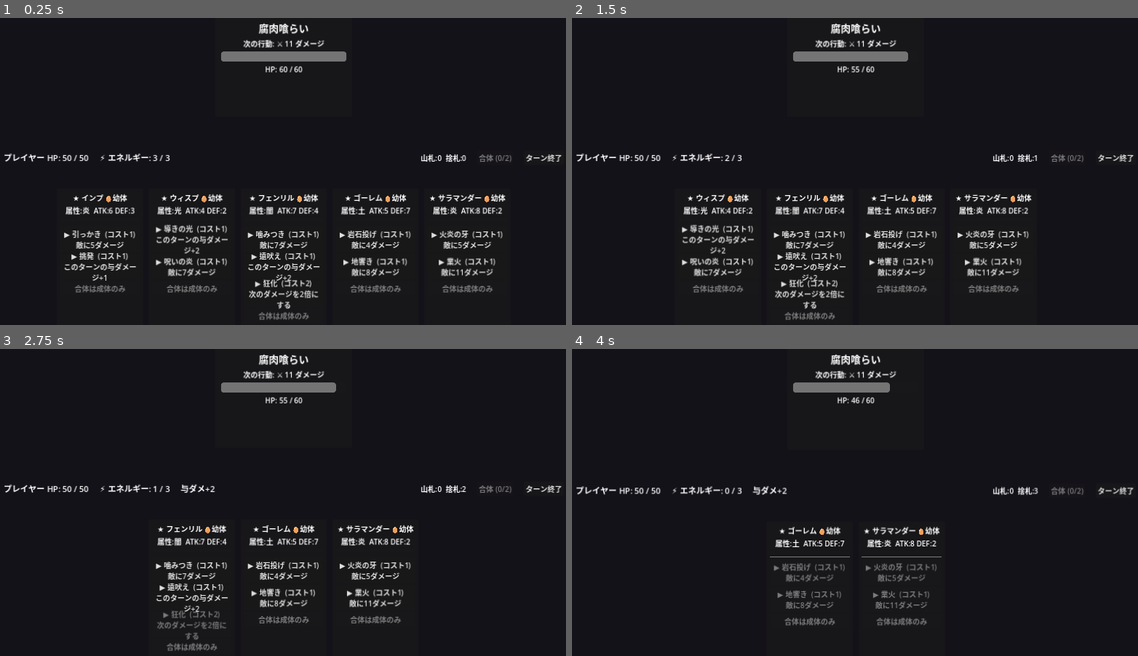
Above: before the commit, frames 1-4 (two rows, left to right).
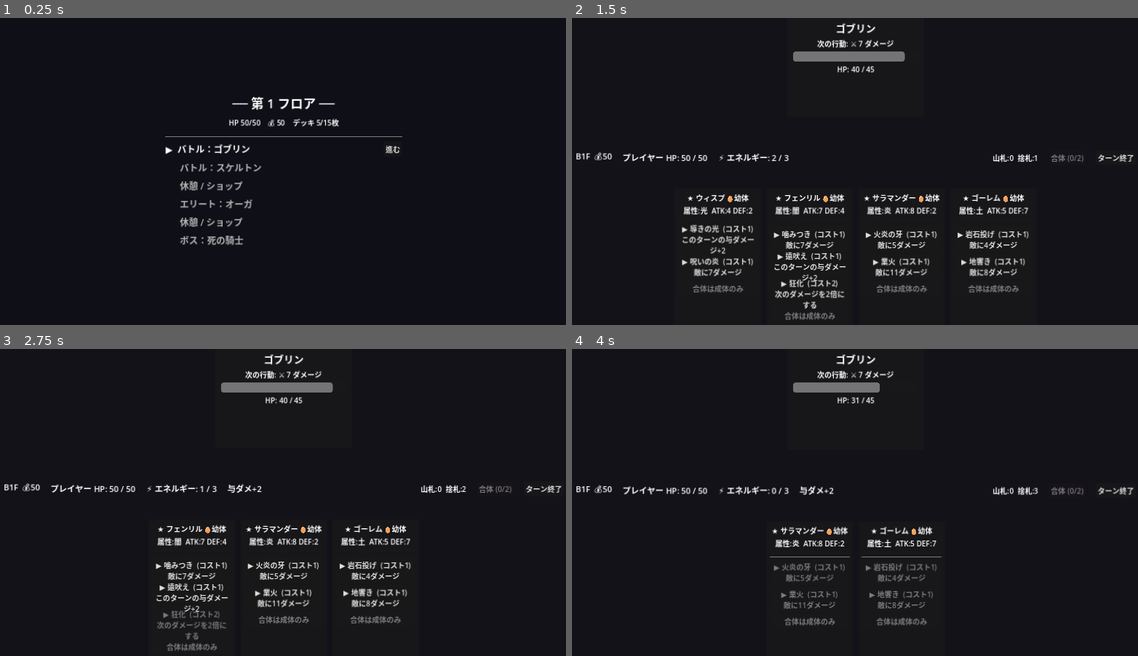
Above: after the commit, the same moments.

Repository: bakery48/mortal-pact
Game: Godot game, scene res://scenes/map/map.tscn
Two runs of this game, one before a commit and one after it. Both use one fixed random seed, a clock stepped at 60 frames per second and the inputs below. Before the commit the project starts from res://scenes/battle/battle.tscn.
Inputs (mouse positions are in pixels of both pictures, inside the frame that each line leads up to):
- Up to frame 1 (0.25 s): no input
- Up to frame 2 (1.5 s): click (962, 150) at 0.5 s, where only the run after the commit has a clickable "進む"; click "▶ 引っかき (コスト1) 敵に5ダメージ" at 1.25 s
- Up to frame 3 (2.75 s): click "▶ 導きの光 (コスト1) このターンの与ダメージ+2" at 2 s
- Up to frame 4 (4 s): click "▶ 噛みつき (コスト1) 敵に7ダメージ" at 2.75 s; tap Enter at 3.5 s

The runs differ from the first frame. In frame 1, 8.9% of the frame differs, in the area x 0-100%, y 1-99%; in frame 2, 2.3%; in frame 3, 2.4%; in frame 4, 2.3%.

Commit message:
フェーズ4：ラン構造（マップ・報酬・ショップ・結果）を実装
- ラン状態シングルトン run_state.gd を autoload "Run" として追加
  （デッキ・HP・所持金・フロア進行をシーン間で保持）
- マップ画面：バトル→休憩/ショップ→エリート→ボスの進行
- 報酬画面：勝利後に3択で新魔物を獲得、所持金増加
- ショップ/休憩：HP回復・魔物購入
- 結果画面：フロアクリア（次フロアへ）／ゲームオーバー（再走）
- フロアごとに敵が強化される周回構造
- デッキはカード実体を共有し、成長・老化・子孫がラン全体で持続
- DeckManager を既存デッキからの初期化に対応、メインシーンを map.tscn に変更
- 報酬プール（新魔物6種）を追加、README更新

https://claude.ai/code/session_01SGpNd8xjjtE9S1hYpNHnwi

Diff:
--- a/project.godot
+++ b/project.godot
@@ -6,9 +6,13 @@
 [application]
 
 config/name="Mortal Pact"
-config/description="デッキ構築型ローグライト（フェーズ1：コア戦闘）"
-run/main_scene="res://scenes/battle/battle.tscn"
+config/description="デッキ構築型ローグライト（フェーズ1〜4）"
+run/main_scene="res://scenes/map/map.tscn"
 config/features=PackedStringArray("4.3", "GL Compatibility")
+
+[autoload]
+
+Run="*res://scripts/run_state.gd"
 
 [display]
 
--- a/scenes/battle/battle_manager.gd
+++ b/scenes/battle/battle_manager.gd
@@ -39,8 +39,17 @@
 var _fusion_selection: Array[CardUI] = []
 
 func _ready() -> void:
+	# ランから直接バトルを起動した場合のフォールバック（単体テスト用）。
+	if Run.deck.is_empty():
+		Run.start_new_run()
+	if Run.current_encounter.is_empty():
+		Run.current_encounter = Run.map_nodes[0]
+
+	player_max_hp = Run.player_max_hp
+	player_hp = Run.player_hp
+
 	_build_ui()
-	deck.build_starter_deck()
+	deck.setup_from(Run.deck)
 	_spawn_enemy()
 	_start_player_turn()
 
@@ -83,6 +92,11 @@
 	status.add_theme_constant_override("separation", 24)
 	main.add_child(status)
 
+	var floor_label := Label.new()
+	floor_label.add_theme_font_size_override("font_size", 18)
+	floor_label.text = "B%dF  💰%d" % [Run.current_floor, Run.gold]
+	status.add_child(floor_label)
+
 	_hp_label = Label.new()
 	_hp_label.add_theme_font_size_override("font_size", 18)
 	status.add_child(_hp_label)
@@ -129,10 +143,12 @@
 # --- 戦闘フロー -------------------------------------------------------------
 
 func _spawn_enemy() -> void:
+	var enc := Run.current_encounter
+	var hp := int(enc["max_hp"])
 	enemy = EnemyScene.instantiate() as EnemyUI
-	enemy.enemy_name = "腐肉喰らい"
-	enemy.max_hp = 60
-	enemy.hp = 60
+	enemy.enemy_name = ("【ボス】" if enc.get("is_boss", false) else "") + String(enc["name"])
+	enemy.max_hp = hp
+	enemy.hp = hp
 	_enemy_slot.add_child(enemy)
 
 func _start_player_turn() -> void:
@@ -150,7 +166,8 @@
 		_add_card_to_hand(monster)
 
 	# 次の敵ターンの行動を予告。
-	enemy.set_intent(randi_range(8, 14))
+	var enc := Run.current_encounter
+	enemy.set_intent(randi_range(int(enc["intent_min"]), int(enc["intent_max"])))
 	_refresh()
 
 func _add_card_to_hand(monster: MonsterData) -> void:
@@ -313,12 +330,17 @@
 	_message_label.text = "勝利！"
 	_message_label.add_theme_color_override("font_color", Color(0.6, 1.0, 0.6))
 	_end_battle_input()
+	# 生き残ったデッキとHPをランへ書き戻し、報酬画面へ。
+	await get_tree().create_timer(1.0).timeout
+	Run.on_battle_won(deck.surviving_cards(), player_hp)
 
 func _lose() -> void:
 	battle_over = true
 	_message_label.text = "敗北..."
 	_message_label.add_theme_color_override("font_color", Color(1.0, 0.5, 0.5))
 	_end_battle_input()
+	await get_tree().create_timer(1.0).timeout
+	Run.on_battle_lost()
 
 func _end_battle_input() -> void:
 	_end_turn_button.disabled = true
--- /dev/null
+++ b/scenes/map/map.gd
@@ -0,0 +1,77 @@
+extends Control
+
+## ランのマップ画面。ノード列（バトル→休憩/ショップ→ボス）を表示し、
+## 現在地のノードに進入できる。状態は autoload の Run が保持する。
+
+func _ready() -> void:
+	_build_ui()
+
+func _build_ui() -> void:
+	set_anchors_and_offsets_preset(Control.PRESET_FULL_RECT)
+
+	var bg := ColorRect.new()
+	bg.color = Color(0.06, 0.06, 0.09)
+	bg.set_anchors_and_offsets_preset(Control.PRESET_FULL_RECT)
+	add_child(bg)
+
+	var center := CenterContainer.new()
+	center.set_anchors_and_offsets_preset(Control.PRESET_FULL_RECT)
+	add_child(center)
+
+	var vbox := VBoxContainer.new()
+	vbox.add_theme_constant_override("separation", 10)
+	vbox.custom_minimum_size = Vector2(520, 0)
+	center.add_child(vbox)
+
+	var title := Label.new()
+	title.text = "── 第 %d フロア ──" % Run.current_floor
+	title.horizontal_alignment = HORIZONTAL_ALIGNMENT_CENTER
+	title.add_theme_font_size_override("font_size", 28)
+	vbox.add_child(title)
+
+	var status := Label.new()
+	status.text = "HP %d/%d    💰 %d    デッキ %d/%d枚" % [
+		Run.player_hp, Run.player_max_hp, Run.gold, Run.deck.size(), Run.DECK_LIMIT,
+	]
+	status.horizontal_alignment = HORIZONTAL_ALIGNMENT_CENTER
+	vbox.add_child(status)
+
+	vbox.add_child(HSeparator.new())
+
+	for i in range(Run.map_nodes.size()):
+		vbox.add_child(_make_node_row(i, Run.map_nodes[i]))
+
+func _make_node_row(index: int, node: Dictionary) -> Control:
+	var row := HBoxContainer.new()
+	row.add_theme_constant_override("separation", 12)
+
+	var status_icon := "✅" if index < Run.current_index else ("▶" if index == Run.current_index else "　")
+	var label := Label.new()
+	label.text = "%s  %s" % [status_icon, _node_title(node)]
+	label.add_theme_font_size_override("font_size", 20)
+	label.size_flags_horizontal = Control.SIZE_EXPAND_FILL
+	if index < Run.current_index:
+		label.modulate = Color(0.5, 0.5, 0.5)
+	elif index > Run.current_index:
+		label.modulate = Color(0.7, 0.7, 0.7)
+	row.add_child(label)
+
+	if index == Run.current_index:
+		var btn := Button.new()
+		btn.text = "進む"
+		btn.pressed.connect(Run.begin_node)
+		row.add_child(btn)
+
+	return row
+
+func _node_title(node: Dictionary) -> String:
+	match int(node["type"]):
+		Run.NodeType.BATTLE_ZAKO:
+			return "バトル：%s" % node["name"]
+		Run.NodeType.BATTLE_ELITE:
+			return "エリート：%s" % node["name"]
+		Run.NodeType.BATTLE_BOSS:
+			return "ボス：%s" % node["name"]
+		Run.NodeType.REST_SHOP:
+			return "休憩 / ショップ"
+	return "？"
--- /dev/null
+++ b/scenes/map/map.tscn
@@ -0,0 +1,12 @@
+[gd_scene load_steps=2 format=3 uid="uid://b0mortalpactmap"]
+
+[ext_resource type="Script" path="res://scenes/map/map.gd" id="1_map"]
+
+[node name="Map" type="Control"]
+layout_mode = 3
+anchors_preset = 15
+anchor_right = 1.0
+anchor_bottom = 1.0
+grow_horizontal = 2
+grow_vertical = 2
+script = ExtResource("1_map")
--- /dev/null
+++ b/scenes/ui/result.gd
@@ -0,0 +1,51 @@
+extends Control
+
+## 結果画面。Run.last_result に応じてクリア／ゲームオーバーを表示する。
+
+func _ready() -> void:
+	_build_ui()
+
+func _build_ui() -> void:
+	set_anchors_and_offsets_preset(Control.PRESET_FULL_RECT)
+
+	var is_clear := Run.last_result == "clear"
+
+	var bg := ColorRect.new()
+	bg.color = Color(0.05, 0.09, 0.07) if is_clear else Color(0.10, 0.04, 0.05)
+	bg.set_anchors_and_offsets_preset(Control.PRESET_FULL_RECT)
+	add_child(bg)
+
+	var center := CenterContainer.new()
+	center.set_anchors_and_offsets_preset(Control.PRESET_FULL_RECT)
+	add_child(center)
+
+	var vbox := VBoxContainer.new()
+	vbox.add_theme_constant_override("separation", 20)
+	center.add_child(vbox)
+
+	var title := Label.new()
+	title.horizontal_alignment = HORIZONTAL_ALIGNMENT_CENTER
+	title.add_theme_font_size_override("font_size", 42)
+	var button := Button.new()
+
+	if is_clear:
+		title.text = "第 %d フロア クリア！" % Run.current_floor
+		title.add_theme_color_override("font_color", Color(0.6, 1.0, 0.7))
+		button.text = "次のフロアへ"
+		button.pressed.connect(Run.next_floor)
+	else:
+		title.text = "ゲームオーバー"
+		title.add_theme_color_override("font_color", Color(1.0, 0.5, 0.5))
+		button.text = "新たなランを始める"
+		button.pressed.connect(Run.restart_run)
+
+	vbox.add_child(title)
+
+	var info := Label.new()
+	info.horizontal_alignment = HORIZONTAL_ALIGNMENT_CENTER
+	info.text = "到達フロア: %d    所持金: %d    デッキ: %d枚" % [Run.current_floor, Run.gold, Run.deck.size()]
+	vbox.add_child(info)
+
+	var btn_box := CenterContainer.new()
+	btn_box.add_child(button)
+	vbox.add_child(btn_box)
--- /dev/null
+++ b/scenes/ui/result.tscn
@@ -0,0 +1,12 @@
+[gd_scene load_steps=2 format=3 uid="uid://b0mortalpactresult"]
+
+[ext_resource type="Script" path="res://scenes/ui/result.gd" id="1_result"]
+
+[node name="Result" type="Control"]
+layout_mode = 3
+anchors_preset = 15
+anchor_right = 1.0
+anchor_bottom = 1.0
+grow_horizontal = 2
+grow_vertical = 2
+script = ExtResource("1_result")
--- /dev/null
+++ b/scenes/ui/reward.gd
@@ -0,0 +1,84 @@
+extends Control
+
+## バトル勝利後の報酬画面。3体の魔物候補から1体を選んでデッキに加える。
+
+var _choices: Array[MonsterData] = []
+
+func _ready() -> void:
+	_choices = MonsterFactory.random_rewards(3)
+	_build_ui()
+
+func _build_ui() -> void:
+	set_anchors_and_offsets_preset(Control.PRESET_FULL_RECT)
+
+	var bg := ColorRect.new()
+	bg.color = Color(0.07, 0.08, 0.07)
+	bg.set_anchors_and_offsets_preset(Control.PRESET_FULL_RECT)
+	add_child(bg)
+
+	var center := CenterContainer.new()
+	center.set_anchors_and_offsets_preset(Control.PRESET_FULL_RECT)
+	add_child(center)
+
+	var vbox := VBoxContainer.new()
+	vbox.add_theme_constant_override("separation", 12)
+	center.add_child(vbox)
+
+	var title := Label.new()
+	title.text = "報酬：仲間にする魔物を選べ"
+	title.horizontal_alignment = HORIZONTAL_ALIGNMENT_CENTER
+	title.add_theme_font_size_override("font_size", 26)
+	vbox.add_child(title)
+
+	if not Run.can_add_card():
+		var warn := Label.new()
+		warn.text = "デッキが上限（%d枚）です。獲得するには合体で減らす必要があります。" % Run.DECK_LIMIT
+		warn.horizontal_alignment = HORIZONTAL_ALIGNMENT_CENTER
+		warn.modulate = Color(1.0, 0.7, 0.5)
+		vbox.add_child(warn)
+
+	var cards := HBoxContainer.new()
+	cards.alignment = BoxContainer.ALIGNMENT_CENTER
+	cards.add_theme_constant_override("separation", 16)
+	vbox.add_child(cards)
+
+	for monster in _choices:
+		cards.add_child(_make_choice(monster))
+
+	var skip := Button.new()
+	skip.text = "獲得せずに進む"
+	skip.pressed.connect(Run.go_after_node)
+	vbox.add_child(skip)
+
+func _make_choice(monster: MonsterData) -> Control:
+	var panel := PanelContainer.new()
+	panel.custom_minimum_size = Vector2(220, 200)
+
+	var margin := MarginContainer.new()
+	margin.add_theme_constant_override("margin_left", 10)
+	margin.add_theme_constant_override("margin_right", 10)
+	margin.add_theme_constant_override("margin_top", 10)
+	margin.add_theme_constant_override("margin_bottom", 10)
+	panel.add_child(margin)
+
+	var vbox := VBoxContainer.new()
+	vbox.add_theme_constant_override("separation", 8)
+	margin.add_child(vbox)
+
+	var info := Label.new()
+	info.text = monster.summary()
+	info.autowrap_mode = TextServer.AUTOWRAP_WORD_SMART
+	info.size_flags_vertical = Control.SIZE_EXPAND_FILL
+	vbox.add_child(info)
+
+	var pick := Button.new()
+	pick.text = "獲得する"
+	pick.disabled = not Run.can_add_card()
+	pick.pressed.connect(func() -> void: _on_pick(monster))
+	vbox.add_child(pick)
+
+	return panel
+
+func _on_pick(monster: MonsterData) -> void:
+	Run.add_card(monster)
+	Run.go_after_node()
--- /dev/null
+++ b/scenes/ui/reward.tscn
@@ -0,0 +1,12 @@
+[gd_scene load_steps=2 format=3 uid="uid://b0mortalpactreward"]
+
+[ext_resource type="Script" path="res://scenes/ui/reward.gd" id="1_reward"]
+
+[node name="Reward" type="Control"]
+layout_mode = 3
+anchors_preset = 15
+anchor_right = 1.0
+anchor_bottom = 1.0
+grow_horizontal = 2
+grow_vertical = 2
+script = ExtResource("1_reward")
--- /dev/null
+++ b/scenes/ui/shop.gd
@@ -0,0 +1,130 @@
+extends Control
+
+## 休憩 / ショップ ノード。
+## ・休憩：HPを回復（1回）
+## ・ショップ：所持金で魔物カードを購入
+## 行動後「進む」で次のノードへ。
+
+var _offers: Array[MonsterData] = []
+var _rested := false
+
+var _status_label: Label
+var _rest_button: Button
+var _offer_rows: Array = [] # [{ "panel": PanelContainer, "button": Button, "monster": MonsterData }]
+
+func _ready() -> void:
+	_offers = MonsterFactory.random_rewards(2)
+	_build_ui()
+
+func _build_ui() -> void:
+	set_anchors_and_offsets_preset(Control.PRESET_FULL_RECT)
+
+	var bg := ColorRect.new()
+	bg.color = Color(0.09, 0.07, 0.06)
+	bg.set_anchors_and_offsets_preset(Control.PRESET_FULL_RECT)
+	add_child(bg)
+
+	var center := CenterContainer.new()
+	center.set_anchors_and_offsets_preset(Control.PRESET_FULL_RECT)
+	add_child(center)
+
+	var vbox := VBoxContainer.new()
+	vbox.add_theme_constant_override("separation", 12)
+	center.add_child(vbox)
+
+	var title := Label.new()
+	title.text = "休憩 / ショップ"
+	title.horizontal_alignment = HORIZONTAL_ALIGNMENT_CENTER
+	title.add_theme_font_size_override("font_size", 26)
+	vbox.add_child(title)
+
+	_status_label = Label.new()
+	_status_label.horizontal_alignment = HORIZONTAL_ALIGNMENT_CENTER
+	vbox.add_child(_status_label)
+
+	# 休憩
+	_rest_button = Button.new()
+	_rest_button.pressed.connect(_on_rest)
+	vbox.add_child(_rest_button)
+
+	vbox.add_child(HSeparator.new())
+
+	var shop_title := Label.new()
+	shop_title.text = "ショップ（1枚 %dG）" % Run.SHOP_CARD_COST
+	shop_title.horizontal_alignment = HORIZONTAL_ALIGNMENT_CENTER
+	vbox.add_child(shop_title)
+
+	var cards := HBoxContainer.new()
+	cards.alignment = BoxContainer.ALIGNMENT_CENTER
+	cards.add_theme_constant_override("separation", 16)
+	vbox.add_child(cards)
+
+	for monster in _offers:
+		cards.add_child(_make_offer(monster))
+
+	var proceed := Button.new()
+	proceed.text = "進む"
+	proceed.pressed.connect(Run.go_after_node)
+	vbox.add_child(proceed)
+
+	_refresh()
+
+func _make_offer(monster: MonsterData) -> Control:
+	var panel := PanelContainer.new()
+	panel.custom_minimum_size = Vector2(220, 200)
+
+	var margin := MarginContainer.new()
+	margin.add_theme_constant_override("margin_left", 10)
+	margin.add_theme_constant_override("margin_right", 10)
+	margin.add_theme_constant_override("margin_top", 10)
+	margin.add_theme_constant_override("margin_bottom", 10)
+	panel.add_child(margin)
+
+	var vbox := VBoxContainer.new()
+	vbox.add_theme_constant_override("separation", 8)
+	margin.add_child(vbox)
+
+	var info := Label.new()
+	info.text = monster.summary()
+	info.autowrap_mode = TextServer.AUTOWRAP_WORD_SMART
+	info.size_flags_vertical = Control.SIZE_EXPAND_FILL
+	vbox.add_child(info)
+
+	var buy := Button.new()
+	buy.text = "購入 (%dG)" % Run.SHOP_CARD_COST
+	buy.pressed.connect(func() -> void: _on_buy(monster, panel))
+	vbox.add_child(buy)
+
+	_offer_rows.append({"panel": panel, "button": buy, "monster": monster})
+	return panel
+
+func _on_rest() -> void:
+	if _rested:
+		return
+	var healed := Run.rest_heal()
+	_rested = true
+	_refresh()
+	_status_label.text = "休憩した（HP +%d）" % healed
+
+func _on_buy(monster: MonsterData, panel: PanelContainer) -> void:
+	if Run.gold < Run.SHOP_CARD_COST or not Run.can_add_card():
+		return
+	Run.gold -= Run.SHOP_CARD_COST
+	Run.add_card(monster)
+	panel.queue_free()
+	_offer_rows = _offer_rows.filter(func(r): return r["panel"] != panel)
+	_refresh()
+
+func _refresh() -> void:
+	_status_label.text = "HP %d/%d    💰 %d    デッキ %d/%d枚" % [
+		Run.player_hp, Run.player_max_hp, Run.gold, Run.deck.size(), Run.DECK_LIMIT,
+	]
+	if _rested or Run.player_hp >= Run.player_max_hp:
+		_rest_button.text = "休憩済み" if _rested else "HP満タン"
+		_rest_button.disabled = true
+	else:
+		_rest_button.text = "休憩する（HP +%d）" % roundi(Run.player_max_hp * Run.REST_HEAL_RATIO)
+		_rest_button.disabled = false
+	var affordable := Run.gold >= Run.SHOP_CARD_COST and Run.can_add_card()
+	for r in _offer_rows:
+		(r["button"] as Button).disabled = not affordable
--- /dev/null
+++ b/scenes/ui/shop.tscn
@@ -0,0 +1,12 @@
+[gd_scene load_steps=2 format=3 uid="uid://b0mortalpactshop"]
+
+[ext_resource type="Script" path="res://scenes/ui/shop.gd" id="1_shop"]
+
+[node name="Shop" type="Control"]
+layout_mode = 3
+anchors_preset = 15
+anchor_right = 1.0
+anchor_bottom = 1.0
+grow_horizontal = 2
+grow_vertical = 2
+script = ExtResource("1_shop")
--- a/scripts/deck_manager.gd
+++ b/scripts/deck_manager.gd
@@ -11,14 +11,26 @@
 
 const MONSTER_DIR := "res://resources/monsters"
 
-func build_starter_deck() -> void:
+## ラン状態が保持する既存デッキ（同一インスタンス）から戦闘用の山札を初期化する。
+## カードの実体を共有するため、成長・老化はバトルをまたいで持続する。
+func setup_from(cards: Array[MonsterData]) -> void:
 	draw_pile.clear()
 	hand.clear()
 	discard_pile.clear()
-	draw_pile.assign(_load_monsters())
+	draw_pile.assign(cards)
 	draw_pile.shuffle()
 
-func _load_monsters() -> Array[MonsterData]:
+## バトル終了時、消滅していない全カード（山札＋手札＋捨札）を集めて返す。
+## これをラン状態のデッキに書き戻すことでデッキの継続性を保つ。
+func surviving_cards() -> Array[MonsterData]:
+	var result: Array[MonsterData] = []
+	result.append_array(draw_pile)
+	result.append_array(hand)
+	result.append_array(discard_pile)
+	return result
+
+## 初期デッキを生成する。resources/monsters/*.tres を優先し、無ければコード生成。
+static func load_monster_resources() -> Array[MonsterData]:
 	var result: Array[MonsterData] = []
 	var dir := DirAccess.open(MONSTER_DIR)
 	if dir != null:
@@ -28,7 +40,7 @@
 			if clean.ends_with(".tres") or clean.ends_with(".res"):
 				var res := load(MONSTER_DIR + "/" + clean)
 				if res is MonsterData:
-					# 各カードは独立インスタンスにする（フェーズ2で個別に成長するため）。
+					# 各カードは独立インスタンスにする（個別に成長するため）。
 					result.append((res as MonsterData).duplicate(true))
 	if result.is_empty():
 		# リソースが無い場合はコードのファクトリにフォールバック。
--- a/scripts/monster_data.gd
+++ b/scripts/monster_data.gd
@@ -116,6 +116,16 @@
 		parts.append(String(ELEMENT_LABEL[e]))
 	return "/".join(parts)
 
+## 報酬・ショップ画面用の概要テキスト（基礎ステータスを表示）。
+func summary() -> String:
+	var text := "%s %s %s\n属性:%s  ATK:%d DEF:%d  成長:%.1f" % [
+		rarity_label(), monster_name, stage_label(),
+		element_label(), attack, defense, growth_speed,
+	]
+	for c in commands:
+		text += "\n・%s (コスト%d)" % [c.command_name, c.cost]
+	return text
+
 # --- 段階補正を反映した実効値 ----------------------------------------------
 
 func _mult() -> float:
--- a/scripts/monster_factory.gd
+++ b/scripts/monster_factory.gd
@@ -57,6 +57,48 @@
 	]))
 
 	return list
+
+# --- 報酬・ショップ用プール -------------------------------------------------
+
+## 戦闘報酬やショップで提示する魔物候補（毎回新しい幼体インスタンスを返す）。
+static func reward_pool() -> Array[MonsterData]:
+	var list: Array[MonsterData] = []
+
+	list.append(_monster("ハーピー", 11, 4, MonsterData.Element.WIND, 1.2, [
+		_cmd("旋風爪", 1, CommandData.Effect.DAMAGE, 10, "敵に10ダメージ"),
+		_cmd("追い風", 2, CommandData.Effect.BUFF_ATK, 5, "このターンの与ダメージ+5"),
+	]))
+	list.append(_monster("ケルベロス", 16, 7, MonsterData.Element.DARK, 0.9, [
+		_cmd("三連牙", 1, CommandData.Effect.DAMAGE, 13, "敵に13ダメージ"),
+		_cmd("獄炎", 3, CommandData.Effect.DAMAGE, 24, "敵に24ダメージ"),
+	]))
+	list.append(_monster("ユニコーン", 9, 8, MonsterData.Element.LIGHT, 1.0, [
+		_cmd("聖なる角", 1, CommandData.Effect.DAMAGE, 9, "敵に9ダメージ"),
+		_cmd("加護", 2, CommandData.Effect.BUFF_ATK, 6, "このターンの与ダメージ+6"),
+	]))
+	list.append(_monster("リッチ", 13, 3, MonsterData.Element.DARK, 1.1, [
+		_cmd("呪詛", 1, CommandData.Effect.DAMAGE, 11, "敵に11ダメージ"),
+		_cmd("死の宣告", 3, CommandData.Effect.DOUBLE_NEXT, 0, "次のダメージを2倍にする"),
+	]))
+	list.append(_monster("アイススピリット", 10, 6, MonsterData.Element.ICE, 1.0, [
+		_cmd("氷礫", 1, CommandData.Effect.DAMAGE, 10, "敵に10ダメージ"),
+		_cmd("吹雪", 2, CommandData.Effect.DAMAGE, 16, "敵に16ダメージ"),
+	]))
+	list.append(_monster("スライム", 7, 7, MonsterData.Element.NONE, 1.3, [
+		_cmd("体当たり", 1, CommandData.Effect.DAMAGE, 8, "敵に8ダメージ"),
+		_cmd("分裂の構え", 1, CommandData.Effect.BUFF_ATK, 3, "このターンの与ダメージ+3"),
+	]))
+
+	return list
+
+## プールからランダムに count 体を選んで返す。
+static func random_rewards(count: int) -> Array[MonsterData]:
+	var pool := reward_pool()
+	pool.shuffle()
+	var result: Array[MonsterData] = []
+	for i in range(mini(count, pool.size())):
+		result.append(pool[i])
+	return result
 
 # --- 合体（子孫生成） -------------------------------------------------------
 
--- /dev/null
+++ b/scripts/run_state.gd
@@ -0,0 +1,145 @@
+extends Node
+
+## ラン全体の状態を保持するシングルトン（autoload 名: Run）。
+## デッキ・HP・所持金・マップ進行をシーンをまたいで管理する。
+## デッキはカード実体を保持するため、成長・老化・子孫がバトル間で持続する。
+
+const STARTING_HP := 50
+const STARTING_GOLD := 50
+const DECK_LIMIT := 15        # 設計書のデッキ上限
+const SHOP_CARD_COST := 50
+const REST_HEAL_RATIO := 0.3  # 休憩で最大HPの30%回復
+
+const SCENE_MAP := "res://scenes/map/map.tscn"
+const SCENE_BATTLE := "res://scenes/battle/battle.tscn"
+const SCENE_REWARD := "res://scenes/ui/reward.tscn"
+const SCENE_SHOP := "res://scenes/ui/shop.tscn"
+const SCENE_RESULT := "res://scenes/ui/result.tscn"
+
+enum NodeType { BATTLE_ZAKO, BATTLE_ELITE, BATTLE_BOSS, REST_SHOP }
+
+var deck: Array[MonsterData] = []
+var player_max_hp := STARTING_HP
+var player_hp := STARTING_HP
+var gold := STARTING_GOLD
+var current_floor := 1
+
+var map_nodes: Array = []      # ノード定義（Dictionary）の配列
+var current_index := 0         # 進行ポインタ（次に挑むノード）
+var current_encounter := {}    # 戦闘シーンへ渡す敵パラメータ
+var last_result := ""          # "clear" / "lose"
+
+func _ready() -> void:
+	if deck.is_empty():
+		start_new_run()
+
+# --- ランの初期化 -----------------------------------------------------------
+
+func start_new_run() -> void:
+	current_floor = 1
+	player_max_hp = STARTING_HP
+	player_hp = STARTING_HP
+	gold = STARTING_GOLD
+	deck.assign(DeckManager.load_monster_resources())
+	_build_map()
+	current_index = 0
+
+func next_floor() -> void:
+	current_floor += 1
+	player_hp = mini(player_max_hp, player_hp + 20) # フロア移動で少し回復
+	_build_map()
+	current_index = 0
+	get_tree().change_scene_to_file(SCENE_MAP)
+
+func restart_run() -> void:
+	start_new_run()
+	get_tree().change_scene_to_file(SCENE_MAP)
+
+func _build_map() -> void:
+	map_nodes = [
+		_battle_node(NodeType.BATTLE_ZAKO, "ゴブリン", 45, 6, 10, 25),
+		_battle_node(NodeType.BATTLE_ZAKO, "スケルトン", 50, 7, 11, 25),
+		_rest_node(),
+		_battle_node(NodeType.BATTLE_ELITE, "オーガ", 85, 11, 16, 50),
+		_rest_node(),
+		_battle_node(NodeType.BATTLE_BOSS, "死の騎士", 150, 14, 22, 120),
+	]
+
+func _battle_node(type: NodeType, enemy_name: String, hp: int, imin: int, imax: int, reward_gold: int) -> Dictionary:
+	var scale := 1.0 + 0.25 * float(current_floor - 1) # フロアが進むほど敵が強化される
+	return {
+		"type": type,
+		"name": enemy_name,
+		"max_hp": roundi(hp * scale),
+		"intent_min": roundi(imin * scale),
+		"intent_max": roundi(imax * scale),
+		"gold": reward_gold,
+		"is_boss": type == NodeType.BATTLE_BOSS,
+	}
+
+func _rest_node() -> Dictionary:
+	return {"type": NodeType.REST_SHOP, "name": "休憩 / ショップ"}
+
+# --- マップ進行 -------------------------------------------------------------
+
+func current_node() -> Dictionary:
+	if current_index < 0 or current_index >= map_nodes.size():
+		return {}
+	return map_nodes[current_index]
+
+func is_run_complete() -> bool:
+	return current_index >= map_nodes.size()
+
+func advance() -> void:
+	current_index += 1
+
+## マップから現在ノードに進入する。ノード種別に応じてシーンを切り替える。
+func begin_node() -> void:
+	var node := current_node()
+	if node.is_empty():
+		return
+	if int(node["type"]) == NodeType.REST_SHOP:
+		get_tree().change_scene_to_file(SCENE_SHOP)
+	else:
+		current_encounter = node
+		get_tree().change_scene_to_file(SCENE_BATTLE)
+
+## ノード完了後の遷移：進行を進め、ラン完了ならクリア、そうでなければマップへ。
+func go_after_node() -> void:
+	advance()
+	if is_run_complete():
+		last_result = "clear"
+		get_tree().change_scene_to_file(SCENE_RESULT)
+	else:
+		get_tree().change_scene_to_file(SCENE_MAP)
+
+# --- バトル結果 -------------------------------------------------------------
+
+func on_battle_won(remaining_deck: Array[MonsterData], hp: int) -> void:
+	deck.assign(remaining_deck)
+	player_hp = hp
+	if current_encounter.has("gold"):
+		gold += int(current_encounter["gold"])
+	get_tree().change_scene_to_file(SCENE_REWARD)
+
+func on_battle_lost() -> void:
+	player_hp = 0
+	last_result = "lose"
+	get_tree().change_scene_to_file(SCENE_RESULT)
+
+# --- デッキ操作（報酬・ショップ用） -----------------------------------------
+
+func can_add_card() -> bool:
+	return deck.size() < DECK_LIMIT
+
+func add_card(card: MonsterData) -> bool:
+	if not can_add_card():
+		return false
+	deck.append(card)
+	return true
+
+func rest_heal() -> int:
+	var amount := roundi(player_max_hp * REST_HEAL_RATIO)
+	var before := player_hp
+	player_hp = mini(player_max_hp, player_hp + amount)
+	return player_hp - before
Not shown, removed: scenes/map/.gitkeep
Not shown, removed: scenes/ui/.gitkeep
